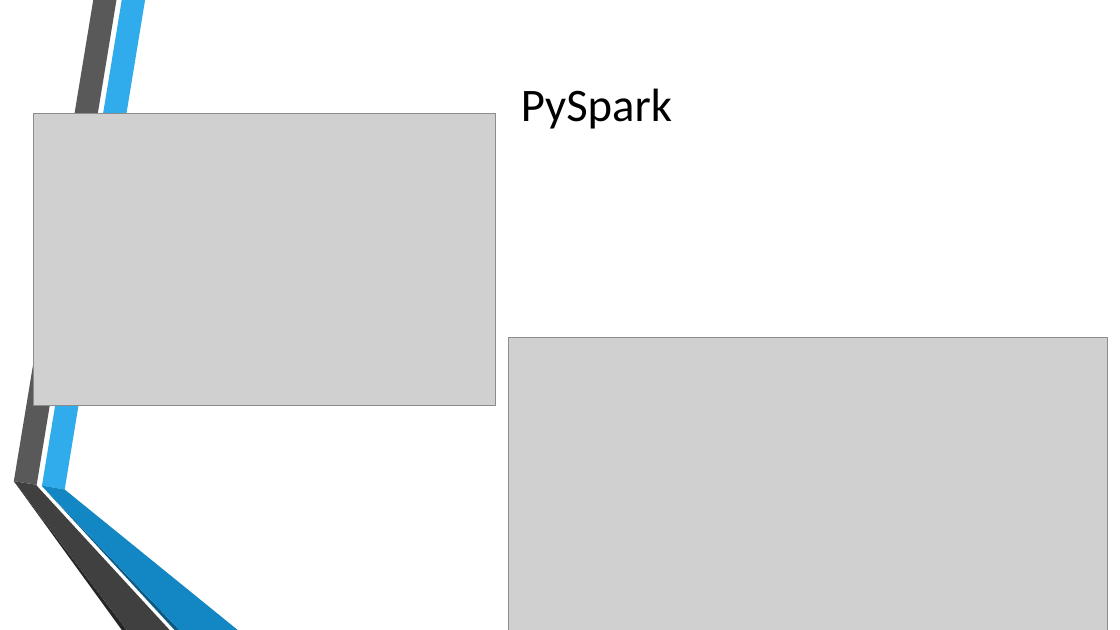
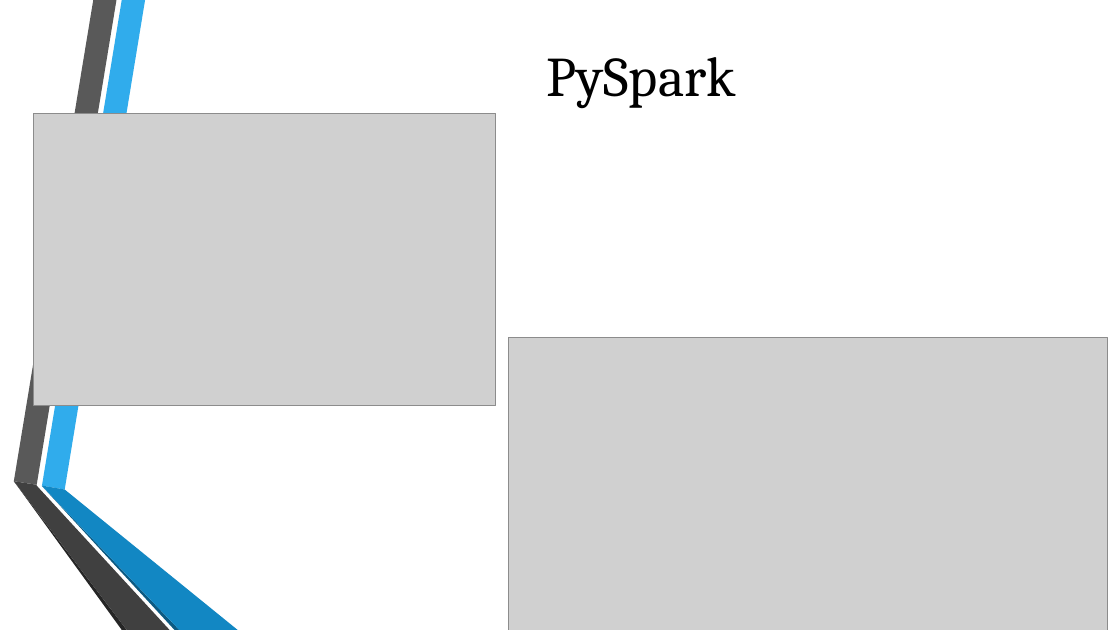
Before and after one commit to Priyaa84/DSE6300_Project, a slide deck: slide 10 of DSE 6300- Project Presentation.pptx (slide 9 before the commit). Drawn at 1120x630 pixels with LibreOffice and Linux fonts; fonts in the diff are those of the drawing; grey boxes stand for pictures; background and template pictures are left out. Boxes give left, top, right and bottom in pixels: in the first picture for what was removed or moved away, otherwise in the second. Text is boxed around its words. In the diff, an @@ line names an element or a change of style, - is before the commit and + after.

Commit message:
Formatting changes and updates

```diff
--- a/DSE 6300- Project Presentation.pptx
+++ b/DSE 6300- Project Presentation.pptx
@@ title "PySpark": place and size @@
-title "PySpark" at bbox=[521, 88, 672, 129]
+title "PySpark" at bbox=[547, 57, 736, 108]
@@ title "PySpark" at bbox=[547, 57, 736, 108]: size 40 to 48 pt, font Calibri to Cambria @@
```
Also in this commit, not shown: 13 other slides changed, 2 slides added, 1 slide removed.
